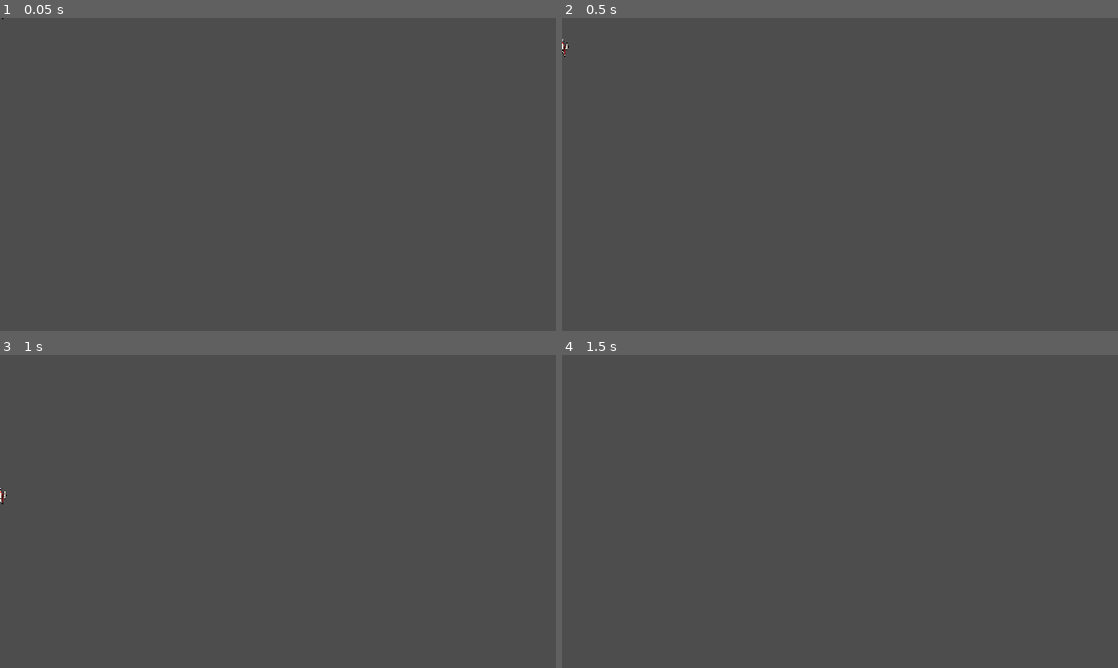
Above: before the commit, frames 1-4 (two rows, left to right).
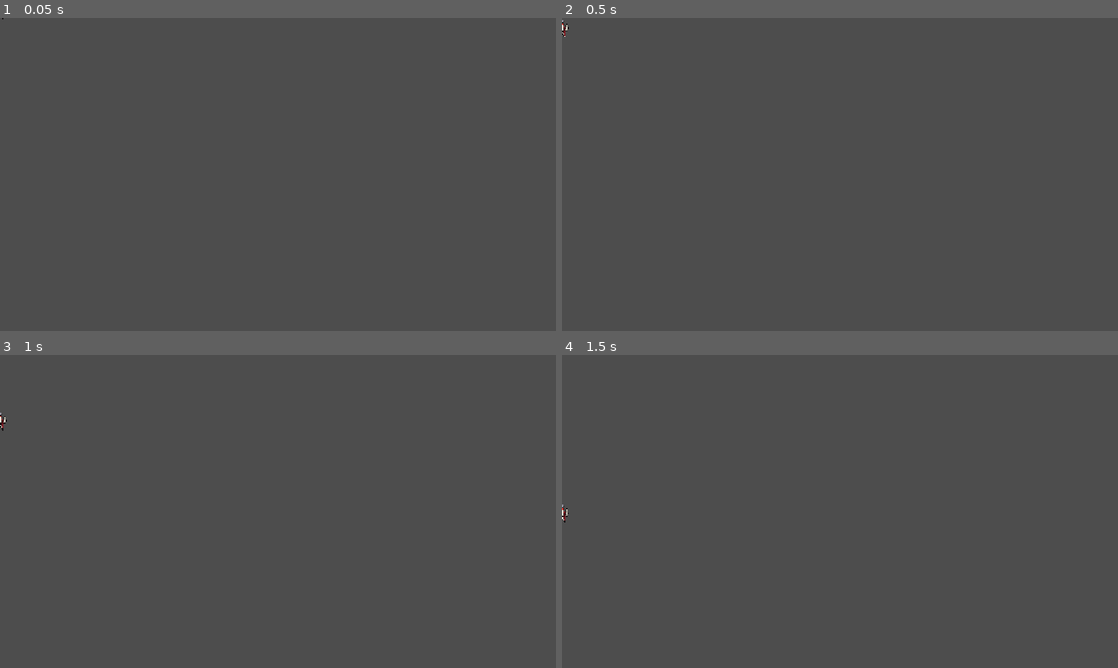
Above: after the commit, the same moments.

Repository: Nornttyy/tielaruia
Game: Godot game, scene res://scenes/entities/skeleton_king.tscn
Two runs of this game, one before a commit and one after it. Both use one fixed random seed, a clock stepped at 60 frames per second and the inputs below. This scene is started directly instead of the project's main scene.
Inputs (mouse positions are in pixels of both pictures, inside the frame that each line leads up to):
- Up to frame 1 (0.05 s): no input
- Up to frame 2 (0.5 s): no input
- Up to frame 3 (1 s): tap Enter at 0.5 s; move the mouse to (400, 495) at 0.52 s; hold D (move_right) from 0.53 s (still down); tap E (interact) at 0.6 s; click (400, 495) at 0.67 s; tap Space (jump) at 0.77 s
- Up to frame 4 (1.5 s): tap Space (jump) at 1.07, 1.25 s; release D (move_right) at 1.25 s; drag from (728, 527) to (812, 574) at 1.27 s

Frame 1 is identical in both runs. In frame 2, less than 0.1% of the frame differs, in the area x 0-2%, y 0-13%; in frame 3, less than 0.1%, in the area x 0-2%, y 18-48%; in frame 4, less than 0.1%.

Commit message:
feat(scale): 怪物物理/速度/减速度常量 ×0.5
Co-Authored-By: Claude Opus 4.8 (1M context) <noreply@anthropic.com>

Diff:
--- a/scripts/entities/animal_base.gd
+++ b/scripts/entities/animal_base.gd
@@ -4,8 +4,8 @@
 
 const ItemDropScene = preload("res://scenes/items/item_drop.tscn")
 
-const GRAVITY := 675.0
-const SWIM_GRAVITY := 150.0     # 水里重力 (慢慢沉)
+const GRAVITY := 337.5
+const SWIM_GRAVITY := 75.0     # 水里重力 (慢慢沉)
 const SWIM_MAX_SINK := 60.0     # 水里最大下沉速度
 const WATER_SPEED_MUL := 0.5    # 水里横向速度系数
 const FLEE_DURATION := 4.0
@@ -21,7 +21,7 @@
 
 # 子类覆盖
 var max_health: int = 10
-var walk_speed: float = 37.0
+var walk_speed: float = 18.5
 var drop_table: Array = []   # [item_id, weight%, count_min, count_max]
 var sprite_frames: SpriteFrames = null
 
--- a/scripts/entities/arrow.gd
+++ b/scripts/entities/arrow.gd
@@ -4,8 +4,8 @@
 extends Area2D
 
 const TILE_SIZE := ChunkConstants.TILE_SIZE
-const SPEED := 260.0
-const GRAVITY := 200.0          # 箭飞行中往下坠的加速度 → 抛物线弧度 (越大越弯, 弓越要抬高瞄准)
+const SPEED := 130.0
+const GRAVITY := 100.0          # 箭飞行中往下坠的加速度 → 抛物线弧度 (越大越弯, 弓越要抬高瞄准)
 const LIFETIME_SEC := 3.0
 const BASE_DAMAGE := 5
 
--- a/scripts/entities/bone_projectile.gd
+++ b/scripts/entities/bone_projectile.gd
@@ -4,8 +4,8 @@
 
 const SkeletonKingArt = preload("res://scripts/art/skeleton_king_art.gd")
 
-const SPEED := 155.0
-const GRAVITY := 120.0          # 轻微抛物线 (要躲一下)
+const SPEED := 77.5
+const GRAVITY := 60.0          # 轻微抛物线 (要躲一下)
 const LIFETIME_SEC := 3.0
 const HIT_RADIUS_PX := 14.0     # 骨头到玩家身子中心 ≤ 此值算击中
 const BODY_OFFSET_Y := -14.0    # 玩家中心约在脚上方 14px (玩家 2.5 格高)
--- a/scripts/entities/demon_eye.gd
+++ b/scripts/entities/demon_eye.gd
@@ -9,7 +9,7 @@
 
 const BASE_MAX_HEALTH := 20    # 钻剑 20 一击, 木剑 3 × 7 击. 难度缩放见 _ready.
 const CONTACT_DAMAGE := 8
-const FLY_SPEED := 60.0       # 飞行速度 (慢但稳)
+const FLY_SPEED := 30.0       # 飞行速度 (慢但稳)
 const AGGRO_RANGE_PX := 240.0  # 看见 20 tile 内追
 const ENEMY_IFRAME_SEC := 0.2
 # 飞行不受重力, 但漂动给一点缓动让它"活的"感觉
--- a/scripts/entities/fireball.gd
+++ b/scripts/entities/fireball.gd
@@ -3,7 +3,7 @@
 extends Area2D
 
 const DEFAULT_DAMAGE := 14
-const SPEED := 180.0
+const SPEED := 90.0
 const LIFETIME_SEC := 2.0
 const TILE_SIZE := ChunkConstants.TILE_SIZE
 const HIT_RADIUS_PX := 8.0   # 玩家方向手动碰怪距离
--- a/scripts/entities/friendly_skeleton.gd
+++ b/scripts/entities/friendly_skeleton.gd
@@ -3,14 +3,14 @@
 # 蓝染跟敌方骷髅一眼区分。
 extends CharacterBody2D
 
-const GRAVITY := 675.0
-const WALK_SPEED := 58.0          # 比敌骷髅快 (积极找架打)
+const GRAVITY := 337.5
+const WALK_SPEED := 29.0          # 比敌骷髅快 (积极找架打)
 const AGGRO_RANGE_PX := 280.0
 const CONTACT_DAMAGE := 12
 const HIT_INTERVAL := 0.4         # 同一下别每帧狂扣 (自管节流)
 const LIFETIME_SEC := 15.0        # 临时帮手, 15 秒后消失
 const TILE_SIZE := ChunkConstants.TILE_SIZE
-const JUMP_VY := -220.0
+const JUMP_VY := -110.0
 
 var _life_t: float = 0.0
 var _hit_cd: float = 0.0
@@ -70,7 +70,7 @@
 			sprite.flip_h = dir < 0
 		_try_hit(target)
 	else:
-		velocity.x = move_toward(velocity.x, 0.0, 120.0 * delta)
+		velocity.x = move_toward(velocity.x, 0.0, 60.0 * delta)
 	move_and_slide()
 	# 撞墙 + 落地 → 跳过坎追怪
 	if is_on_wall() and is_on_floor() and _jump_cd <= 0.0:
--- a/scripts/entities/harpy.gd
+++ b/scripts/entities/harpy.gd
@@ -8,9 +8,9 @@
 const TILE_SIZE := ChunkConstants.TILE_SIZE
 const BASE_MAX_HEALTH := 24
 const CONTACT_DAMAGE := 8
-const PATROL_SPEED := 55.0
-const CHARGE_SPEED := 120.0
-const AGGRO_RANGE_PX := 260.0
+const PATROL_SPEED := 27.5
+const CHARGE_SPEED := 60.0
+const AGGRO_RANGE_PX := 130.0
 const ENEMY_IFRAME_SEC := 0.15
 const DESPAWN_BELOW_TILES := 100   # 掉到 spawn 下方 100 tile (到地面了) → despawn
 
--- a/scripts/entities/hell_wasp.gd
+++ b/scripts/entities/hell_wasp.gd
@@ -11,8 +11,8 @@
 # Terraria 风: HP 30 / 接触 12 dmg (冲刺扎人). 木剑 10 击, 钻剑 2 击.
 const BASE_MAX_HEALTH := 30
 const CONTACT_DAMAGE := 12
-const PATROL_SPEED := 60.0
-const CHARGE_SPEED := 130.0     # 冲刺
+const PATROL_SPEED := 30.0
+const CHARGE_SPEED := 65.0     # 冲刺
 const AGGRO_RANGE_PX := 280.0
 const ENEMY_IFRAME_SEC := 0.15
 
--- a/scripts/entities/imp.gd
+++ b/scripts/entities/imp.gd
@@ -10,7 +10,7 @@
 
 # Terraria 风: HP 50 (远程怪比近战更脆少点). 火球 14 dmg (见 fireball.gd).
 const BASE_MAX_HEALTH := 50
-const FLY_SPEED := 70.0
+const FLY_SPEED := 35.0
 const AGGRO_RANGE_PX := 260.0
 const HOVER_DISTANCE_PX := 90.0  # 想保持的距离 (太近就退后)
 const ATTACK_COOLDOWN_SEC := 1.6
--- a/scripts/entities/king_slime.gd
+++ b/scripts/entities/king_slime.gd
@@ -8,11 +8,11 @@
 
 const BASE_MAX_HEALTH := 1000
 const CONTACT_DAMAGE := 20
-const GRAVITY := 675.0
+const GRAVITY := 337.5
 const TILE_SIZE := ChunkConstants.TILE_SIZE
 const HIT_FLASH_SEC := 0.1
 const ENEMY_IFRAME_SEC := 0.15
-const AGGRO_RANGE_PX := 600.0
+const AGGRO_RANGE_PX := 300.0
 const HOP_HEIGHT_TILES := 4.0
 const HOP_DIST_TILES := 5.0
 const HOP_COOLDOWN_FULL := 1.6
@@ -22,7 +22,7 @@
 const MINION_INTERVAL := 4.0
 const MINION_PER_WAVE := 3
 const MINION_CAP := 8
-const DESPAWN_DISTANCE_PX := 960.0
+const DESPAWN_DISTANCE_PX := 480.0
 const DESPAWN_AFTER_SEC := 5.0
 const JELLY_DROP_MIN := 20
 const JELLY_DROP_MAX := 40
@@ -145,7 +145,7 @@
 	if not is_on_floor():
 		velocity.y += GRAVITY * delta
 	else:
-		velocity.x = move_toward(velocity.x, 0.0, 200.0 * delta)
+		velocity.x = move_toward(velocity.x, 0.0, 100.0 * delta)
 		_hop_timer -= delta
 		if _hop_timer <= 0.0:
 			_attempt_hop()
--- a/scripts/entities/mimic.gd
+++ b/scripts/entities/mimic.gd
@@ -5,16 +5,16 @@
 
 const ItemDropScene = preload("res://scenes/items/item_drop.tscn")
 
-const GRAVITY := 675.0
+const GRAVITY := 337.5
 const HIT_FLASH_SEC := 0.1
 const TILE_SIZE := ChunkConstants.TILE_SIZE
 
 # 木剑 30 击, 钻剑 5 击. 接触 16 dmg → 100HP 玩家 6 击死, 鼓励远战.
 const BASE_MAX_HEALTH := 90
 const CONTACT_DAMAGE := 16
-const WALK_SPEED := 40.0      # 慢 (重箱子)
+const WALK_SPEED := 20.0      # 慢 (重箱子)
 const AGGRO_RANGE_PX := 240.0
-const JUMP_VY := -340.0       # 跳得高 (像章鱼)
+const JUMP_VY := -170.0       # 跳得高 (像章鱼)
 const ENEMY_IFRAME_SEC := 0.2
 
 # 死人箱可掉的奖励 (打死后随机 1-2 种)
@@ -77,7 +77,7 @@
 		velocity.x = dir * WALK_SPEED
 		sprite.flip_h = dir < 0
 	else:
-		velocity.x = move_toward(velocity.x, 0.0, 120.0 * delta)
+		velocity.x = move_toward(velocity.x, 0.0, 60.0 * delta)
 	move_and_slide()
 	# 撞墙 + 落地 → 跳 (mimic 跳得高)
 	if is_on_wall() and is_on_floor() and _jump_cooldown <= 0.0:
--- a/scripts/entities/mummy.gd
+++ b/scripts/entities/mummy.gd
@@ -5,15 +5,15 @@
 
 const ItemDropScene = preload("res://scenes/items/item_drop.tscn")
 
-const GRAVITY := 675.0
+const GRAVITY := 337.5
 const HIT_FLASH_SEC := 0.1
 const TILE_SIZE := ChunkConstants.TILE_SIZE
 
 const BASE_MAX_HEALTH := 60
 const CONTACT_DAMAGE := 14
-const WALK_SPEED := 25.0       # 很慢
+const WALK_SPEED := 12.5       # 很慢
 const AGGRO_RANGE_PX := 200.0
-const JUMP_VY := -180.0         # 跳得短 (体重)
+const JUMP_VY := -90.0         # 跳得短 (体重)
 const ENEMY_IFRAME_SEC := 0.2
 
 var max_health: int = BASE_MAX_HEALTH
@@ -74,7 +74,7 @@
 		if sprite.animation != "walk":
 			sprite.play("walk")
 	else:
-		velocity.x = move_toward(velocity.x, 0.0, 80.0 * delta)
+		velocity.x = move_toward(velocity.x, 0.0, 40.0 * delta)
 		if abs(velocity.x) < 5.0 and sprite.animation != "idle":
 			sprite.play("idle")
 	move_and_slide()
--- a/scripts/entities/skeleton.gd
+++ b/scripts/entities/skeleton.gd
@@ -4,16 +4,16 @@
 
 const ItemDropScene = preload("res://scenes/items/item_drop.tscn")
 
-const GRAVITY := 675.0
+const GRAVITY := 337.5
 const HIT_FLASH_SEC := 0.1
 const TILE_SIZE := ChunkConstants.TILE_SIZE
 
 # Terraria 风地狱精英: HP 80 / 18 dmg. 钻剑 4 击, 100HP 玩家被打 6 击死 (含 i-frame).
 const BASE_MAX_HEALTH := 80
 const CONTACT_DAMAGE := 18
-const WALK_SPEED := 35.0      # 慢, 但血厚
+const WALK_SPEED := 17.5      # 慢, 但血厚
 const AGGRO_RANGE_PX := 220.0
-const JUMP_VY := -200.0
+const JUMP_VY := -100.0
 const ENEMY_IFRAME_SEC := 0.2
 
 var max_health: int = BASE_MAX_HEALTH
@@ -73,7 +73,7 @@
 		if sprite.animation != "walk":
 			sprite.play("walk")
 	else:
-		velocity.x = move_toward(velocity.x, 0.0, 120.0 * delta)
+		velocity.x = move_toward(velocity.x, 0.0, 60.0 * delta)
 		if abs(velocity.x) < 5.0 and sprite.animation != "idle":
 			sprite.play("idle")
 	move_and_slide()
--- a/scripts/entities/skeleton_king.gd
+++ b/scripts/entities/skeleton_king.gd
@@ -11,14 +11,14 @@
 
 const BASE_MAX_HEALTH := 1200
 const CONTACT_DAMAGE := 15      # 摸到身子
-const GRAVITY := 675.0
+const GRAVITY := 337.5
 const TILE_SIZE := ChunkConstants.TILE_SIZE
-const WALK_SPEED := 42.0        # 骑士慢走 (比小骷髅 35 稍快, 有压迫感)
-const AGGRO_RANGE_PX := 600.0
+const WALK_SPEED := 21.0        # 骑士慢走 (比小骷髅 35 稍快, 有压迫感)
+const AGGRO_RANGE_PX := 300.0
 const HIT_FLASH_SEC := 0.1
 const ENEMY_IFRAME_SEC := 0.12
-const JUMP_VY := -240.0
-const DESPAWN_DISTANCE_PX := 1100.0
+const JUMP_VY := -120.0
+const DESPAWN_DISTANCE_PX := 550.0
 const DESPAWN_AFTER_SEC := 5.0
 const BONE_DROP_MIN := 15
 const BONE_DROP_MAX := 25
@@ -37,11 +37,11 @@
 const DASH_DAMAGE := 18
 const DASH_WINDUP := 0.35            # 前摇 (蹲一下蓄力)
 const DASH_DURATION := 0.35
-const DASH_SPEED := 240.0
+const DASH_SPEED := 120.0
 const SWEEP_DAMAGE := 22
 const SWEEP_WINDUP := 0.25           # 举刀前摇
 const SWEEP_ACTIVE := 0.22           # 打击窗口
-const SWEEP_RANGE_PX := 26.0
+const SWEEP_RANGE_PX := 13.0
 const MINION_INTERVAL := 5.0
 const MINION_PER_WAVE := 2
 const MINION_CAP := 6
@@ -151,7 +151,7 @@
 		if _attack_timer <= 0.0:
 			_pick_attack(player)
 	else:
-		velocity.x = move_toward(velocity.x, 0.0, 150.0 * delta)
+		velocity.x = move_toward(velocity.x, 0.0, 75.0 * delta)
 		_play("idle")
 	move_and_slide()
 	# 撞墙落地 → 跳 (爬台阶过坎); 攻击中不跳; 玩家在下方时不跳 (防砸头顶躲)
@@ -192,14 +192,14 @@
 	_state_t += delta
 	match _state:
 		"throw":
-			velocity.x = move_toward(velocity.x, 0.0, 320.0 * delta)   # 站定扔
+			velocity.x = move_toward(velocity.x, 0.0, 160.0 * delta)   # 站定扔
 			if not _state_done and _state_t >= THROW_WINDUP:
 				_state_done = true
 				_throw_bones(player)
 			if _state_t >= THROW_WINDUP + 0.25:
 				_end_attack()
 		"sweep":
-			velocity.x = move_toward(velocity.x, 0.0, 320.0 * delta)
+			velocity.x = move_toward(velocity.x, 0.0, 160.0 * delta)
 			if not _state_done and _state_t >= SWEEP_WINDUP and _state_t < SWEEP_WINDUP + SWEEP_ACTIVE:
 				_do_sweep_hit(player)   # 打击窗口里结算一次
 				_state_done = true
@@ -207,7 +207,7 @@
 				_end_attack()
 		"dash":
 			if _state_t < DASH_WINDUP:
-				velocity.x = move_toward(velocity.x, 0.0, 320.0 * delta)   # 前摇蓄力 (telegraph)
+				velocity.x = move_toward(velocity.x, 0.0, 160.0 * delta)   # 前摇蓄力 (telegraph)
 			elif _state_t < DASH_WINDUP + DASH_DURATION:
 				velocity.x = _dash_dir * DASH_SPEED   # 冲!
 			else:
--- a/scripts/entities/slime.gd
+++ b/scripts/entities/slime.gd
@@ -8,9 +8,9 @@
 # 简单 / 困难: HP × 0.7 / 1.4 (见 _ready); 伤害另外有 GameSettings.damage_multiplier 0.5/1/1.5.
 const BASE_MAX_HEALTH := 25
 const CONTACT_DAMAGE := 6
-const GRAVITY := 675.0
-const SWIM_GRAVITY := 150.0   # 水里重力 (慢沉)
-const SWIM_MAX_SINK := 52.0   # 最大下沉速度
+const GRAVITY := 337.5
+const SWIM_GRAVITY := 75.0   # 水里重力 (慢沉)
+const SWIM_MAX_SINK := 26.0   # 最大下沉速度
 # 跳高/跳远: 每次跳前随机挑 (tile, 16 px 一格).
 # 高度 1-2 格, 距离 0-3 格. 由物理公式反算 vy/vx.
 const HOP_HEIGHT_MIN_TILES := 1.0
@@ -19,7 +19,7 @@
 const HOP_DIST_MAX_TILES := 3.0
 const HOP_COOLDOWN_MIN := 0.8
 const HOP_COOLDOWN_MAX := 1.8
-const AGGRO_RANGE_PX := 120.0   # 10 tiles
+const AGGRO_RANGE_PX := 60.0   # 10 tiles
 const HIT_FLASH_SEC := 0.1
 const TILE_SIZE := ChunkConstants.TILE_SIZE
 
@@ -179,7 +179,7 @@
 		velocity.y += GRAVITY * delta
 	else:
 		# 落地 → 摩擦 + 准备下次跳
-		velocity.x = move_toward(velocity.x, 0.0, 200.0 * delta)
+		velocity.x = move_toward(velocity.x, 0.0, 100.0 * delta)
 		_hop_timer -= delta
 		if _hop_timer <= 0.0:
 			_attempt_hop()
--- a/scripts/entities/slime_ball.gd
+++ b/scripts/entities/slime_ball.gd
@@ -3,8 +3,8 @@
 extends Area2D
 
 const TILE_SIZE := ChunkConstants.TILE_SIZE
-const SPEED := 240.0
-const GRAVITY := 480.0
+const SPEED := 120.0
+const GRAVITY := 240.0
 const LIFETIME_SEC := 4.0
 const BASE_DAMAGE := 16
 const HIT_RADIUS_PX := 9.0
--- a/scripts/entities/spider.gd
+++ b/scripts/entities/spider.gd
@@ -4,7 +4,7 @@
 
 const ItemDropScene = preload("res://scenes/items/item_drop.tscn")
 
-const GRAVITY := 675.0
+const GRAVITY := 337.5
 const HIT_FLASH_SEC := 0.1
 const TILE_SIZE := ChunkConstants.TILE_SIZE
 
@@ -14,9 +14,9 @@
 # 速度 55 保留.
 const BASE_MAX_HEALTH := 20
 const CONTACT_DAMAGE := 10
-const WALK_SPEED := 55.0     # 比僵尸 28 快 ~2x
+const WALK_SPEED := 27.5     # 比僵尸 28 快 ~2x
 const AGGRO_RANGE_PX := 200.0  # 看见 ~17 tile 内就追
-const JUMP_VY := -240.0      # 撞墙跳更高
+const JUMP_VY := -120.0      # 撞墙跳更高
 const ENEMY_IFRAME_SEC := 0.2
 
 var max_health: int = BASE_MAX_HEALTH
@@ -79,7 +79,7 @@
 		if sprite.animation != "walk":
 			sprite.play("walk")
 	else:
-		velocity.x = move_toward(velocity.x, 0.0, 120.0 * delta)
+		velocity.x = move_toward(velocity.x, 0.0, 60.0 * delta)
 		if abs(velocity.x) < 5.0 and sprite.animation != "idle":
 			sprite.play("idle")
 	move_and_slide()
--- a/scripts/entities/zombie.gd
+++ b/scripts/entities/zombie.gd
@@ -4,11 +4,11 @@
 
 const ItemDropScene = preload("res://scenes/items/item_drop.tscn")
 
-const GRAVITY := 675.0
-const SWIM_GRAVITY := 150.0
-const SWIM_MAX_SINK := 52.0
-const SWIM_UP_SPEED := -34.0
-const JUMP_VY := -195.0
+const GRAVITY := 337.5
+const SWIM_GRAVITY := 75.0
+const SWIM_MAX_SINK := 26.0
+const SWIM_UP_SPEED := -17.0
+const JUMP_VY := -97.5
 const HIT_FLASH_SEC := 0.1
 const TILE_SIZE := ChunkConstants.TILE_SIZE
 
@@ -16,7 +16,7 @@
 # Terraria 风: 木剑 3 × 20 击 / 钻剑 20 × 3 击. 100HP 玩家被打 12 击死.
 var max_health: int = 60
 var contact_damage: int = 8
-var walk_speed: float = 28.0
+var walk_speed: float = 14.0
 var aggro_range_px: float = 180.0
 var entity_group: String = "zombies"   # 子类可改成 "animals" 等
 var sprite_frames_override: SpriteFrames = null   # _ready 前由子类设
@@ -95,7 +95,7 @@
 		if sprite.animation != "walk":
 			sprite.play("walk")
 	else:
-		velocity.x = move_toward(velocity.x, 0.0, 80.0 * delta)
+		velocity.x = move_toward(velocity.x, 0.0, 40.0 * delta)
 		if abs(velocity.x) < 5.0 and sprite.animation != "idle":
 			sprite.play("idle")
 
